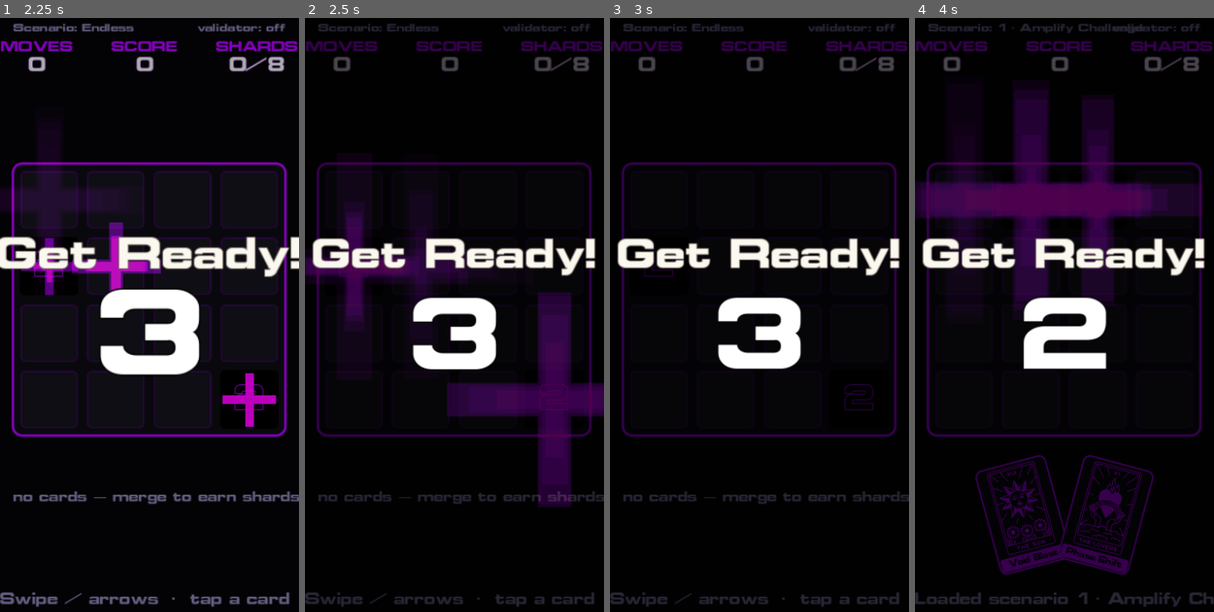
Above: before the commit, frames 1-4 (left to right).
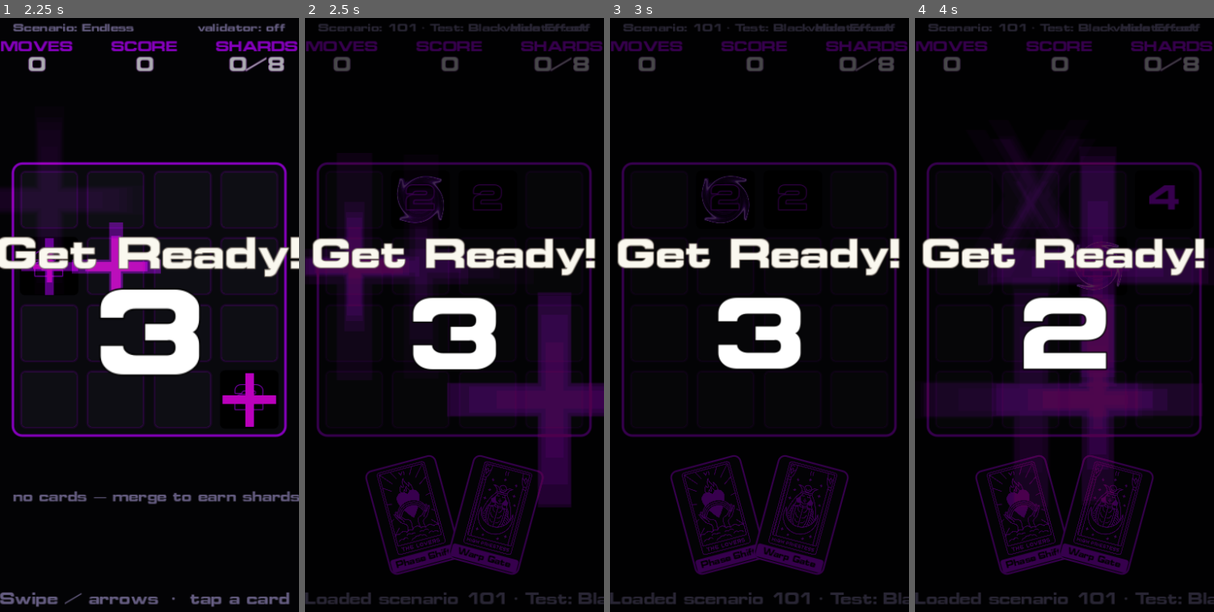
Above: after the commit, the same moments.

Repository: thegoldenmule/moveborne-godot
Game: Godot game, scene res://scenes/main.tscn
Two runs of this game, one before a commit and one after it. Both use one fixed random seed, a clock stepped at 60 frames per second and the inputs below.
Inputs (mouse positions are in pixels of both pictures, inside the frame that each line leads up to):
- Up to frame 1 (2.25 s): tap A at 0.5, 1.25, 2 s; drag from (149, 297) to (179, 196) at 0.52 s; drag from (89, 368) to (134, 469) at 1.27 s; move the mouse to (179, 196) at 2.02 s; hold Right from 2.03 s (still down); tap R at 2.1 s
- Up to frame 2 (2.5 s): keep holding Right; tap B at 2.3 s
- Up to frame 3 (3 s): release Right at 2.75 s; tap A at 2.75 s; drag from (744, 469) to (669, 243) at 2.77 s
- Up to frame 4 (4 s): tap A at 3.5 s; move the mouse to (1154, 433) at 3.52 s; hold Left from 3.53 s (still down); tap 1 at 3.6 s; tap B at 3.8 s

Frame 1 is identical in both runs. In frame 2, 5.3% of the frame differs, in the area x 0-100%, y 0-100%; in frame 3, 5.5%; in frame 4, 23%.

Commit message:
VFX: black-hole twist shader (P8 shader half)
- scenes/twist.gdshader: canvas_item swirl on the black-hole overlay (pixi-filters
  TwistFilter). UVs rotate around center, strongest at the middle, fading out by
  `radius`; self-animated via TIME so a single shared material drives every black
  hole.
- board_view.gd: apply the shared twist material to a black_hole overlay when
  Quality.twist_enabled() (HIGH only); null otherwise.
- quality.gd: + twist_enabled() (HIGH only).
- main.gd: Q re-renders the board so the twist toggles immediately; B key loads the
  "Test: Black Hole Effect" scenario (4x4 with a black-hole tile) for verification.

Headless-validated (shader compiles); visual sign-off pending (press B on HIGH).

Co-Authored-By: Claude Opus 4.8 (1M context) <noreply@anthropic.com>

Diff:
--- a/llm-workflow/scenes/board_view.gd
+++ b/llm-workflow/scenes/board_view.gd
@@ -15,8 +15,12 @@
 signal shard_earned(board_pos)
 
 const Style := preload("res://scenes/style.gd")
+const TwistShader := preload("res://scenes/twist.gdshader")
 const GAP := 10.0
 const MIN_SWIPE := 24.0
+
+# Shared black-hole twist material (TIME-animated, so one instance drives all).
+static var _twist_mat: ShaderMaterial
 
 var _size := 4
 var _tile := 0.0
@@ -210,6 +214,9 @@
 		overlay.visible = true
 	else:
 		overlay.visible = false
+
+	# Animated swirl on the black-hole overlay (HIGH only).
+	overlay.material = _twist_material() if (eff_type == "black_hole" and Quality.twist_enabled()) else null
 
 	if highlighted:
 		sb.border_color = Style.HIGHLIGHT
@@ -351,6 +358,13 @@
 		_: return Style.PRIMARY
 
 
+func _twist_material() -> ShaderMaterial:
+	if _twist_mat == null:
+		_twist_mat = ShaderMaterial.new()
+		_twist_mat.shader = TwistShader
+	return _twist_mat
+
+
 func _gui_input(event: InputEvent) -> void:
 	var mb := event as InputEventMouseButton
 	if mb == null or mb.button_index != MOUSE_BUTTON_LEFT:
--- a/llm-workflow/scenes/main.gd
+++ b/llm-workflow/scenes/main.gd
@@ -575,10 +575,12 @@
 			KEY_7: _load_scenario(7)
 			KEY_V: _connect_validator()
 			KEY_Q: _cycle_quality()
+			KEY_B: _load_scenario(101)  # test scenario: starts with a black-hole tile
 
 
 func _cycle_quality() -> void:
 	Quality.cycle()
+	_board.render(_match.state)  # refresh overlay materials (twist on/off) now
 	_toast.text = "VFX quality: %s  (Q to cycle)" % Quality.level_name()
 
 
--- a/llm-workflow/scenes/quality.gd
+++ b/llm-workflow/scenes/quality.gd
@@ -28,6 +28,11 @@
 ## Continuous tile-effect "run" loops only on MEDIUM+ (they're the steady cost).
 func loops_enabled() -> bool:
 	return level != Level.LOW
+
+
+## The animated black-hole twist shader runs only on HIGH (it's the priciest).
+func twist_enabled() -> bool:
+	return level == Level.HIGH
 
 
 ## For the future tile/HUD glow shader.
--- /dev/null
+++ b/llm-workflow/scenes/twist.gdshader
@@ -0,0 +1,20 @@
+shader_type canvas_item;
+
+// Black-hole swirl (pixi-filters TwistFilter on the overlay). Rotates the texture's
+// UVs around the center by an angle that's strongest at the center and fades to 0 at
+// `radius`, so the overlay art spirals like a vortex. Self-animated via TIME, so a
+// single shared material can drive every black-hole overlay (HIGH quality only).
+
+uniform float speed = 1.4;     // swirl rate (rad/s at the center)
+uniform float radius = 0.5;    // twist falloff radius (UV units; 0.5 ~ the whole rect)
+
+void fragment() {
+	vec2 c = UV - vec2(0.5);
+	float d = length(c);
+	float t = smoothstep(radius, 0.0, d);   // more twist toward the center
+	float a = TIME * speed * t;
+	float s = sin(a);
+	float co = cos(a);
+	vec2 uv = vec2(c.x * co - c.y * s, c.x * s + c.y * co) + vec2(0.5);
+	COLOR = texture(TEXTURE, uv);
+}
Not shown, added: llm-workflow/scenes/twist.gdshader.uid
